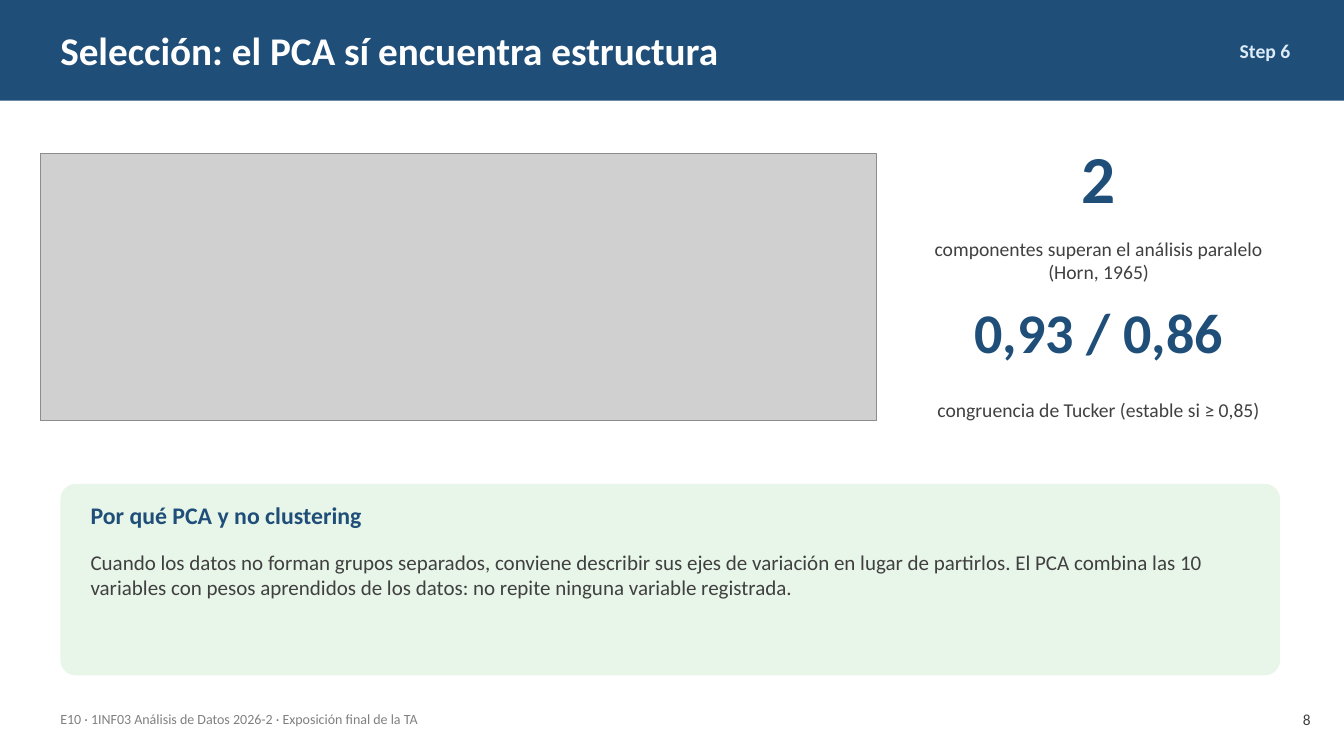
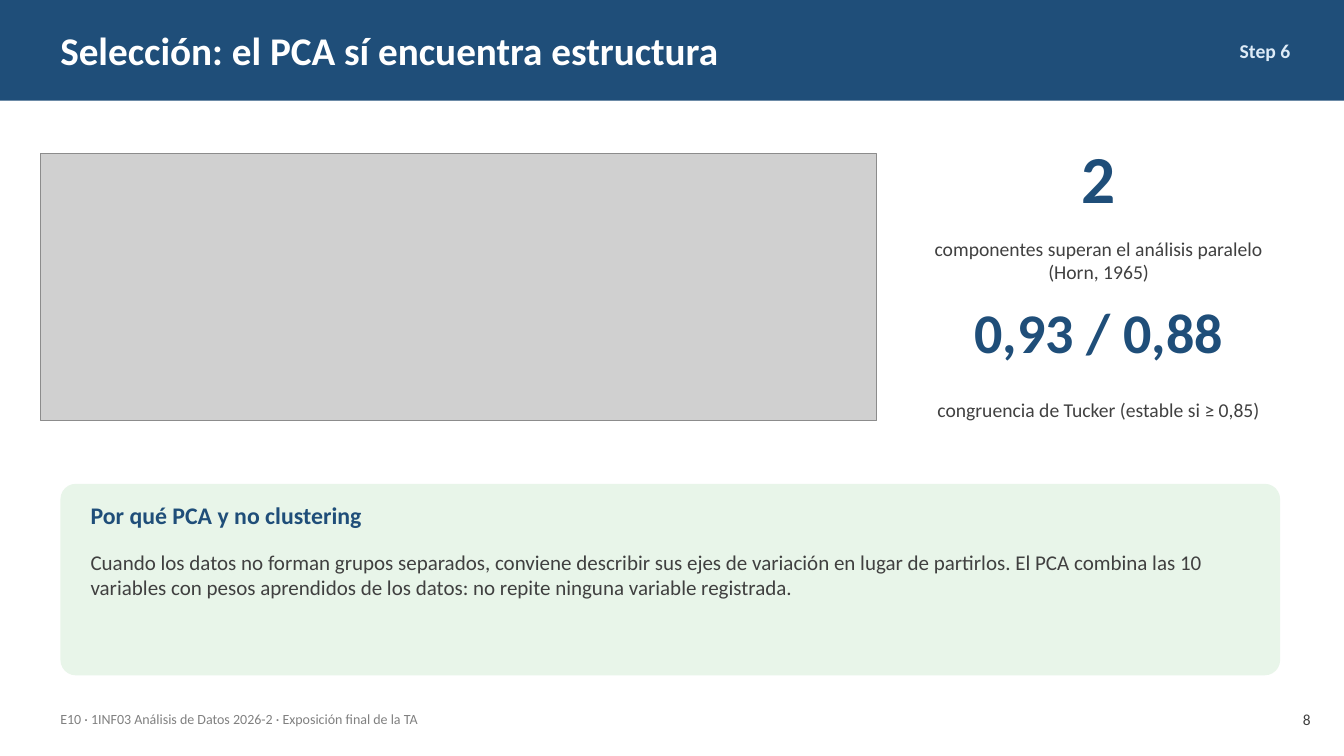
Before and after one commit to AlejandroHancco/TA_Analisis_Datos, a slide deck: slide 8 of entregables/Presentacion_Final_TA_E10.pptx. Drawn at 1344x756 pixels with LibreOffice and Linux fonts; fonts in the diff are those of the drawing; grey boxes stand for pictures. Boxes give left, top, right and bottom in pixels: in the first picture for what was removed or moved away, otherwise in the second. Text is boxed around its words. In the diff, an @@ line names an element or a change of style, - is before the commit and + after.

```diff
--- a/entregables/Presentacion_Final_TA_E10.pptx
+++ b/entregables/Presentacion_Final_TA_E10.pptx
@@ text at (975,314,1222,361): text changed @@
-0,93 / 0,86
+0,93 / 0,88
```
Also in this commit, not shown: 11 other slides changed, 33 other files.
